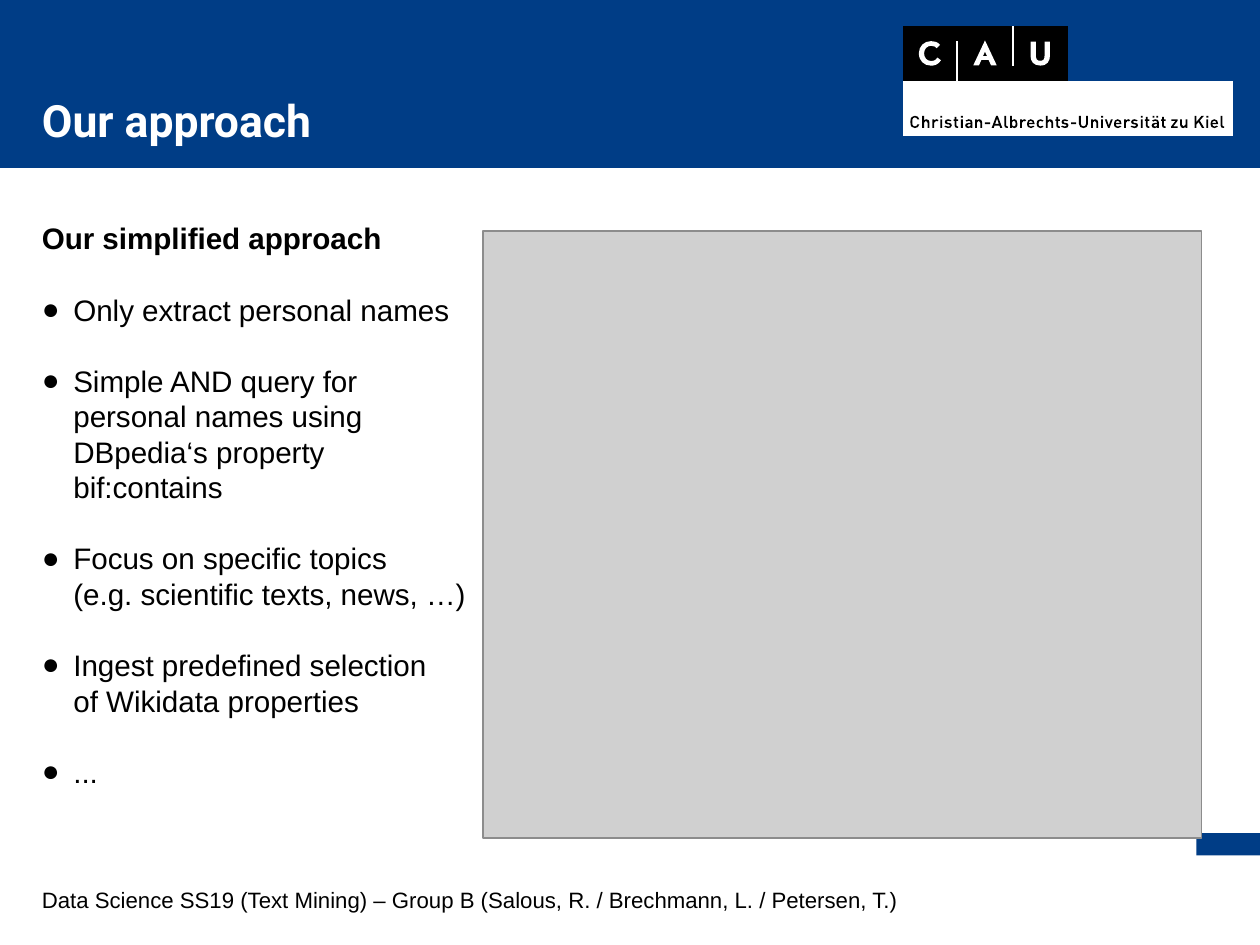
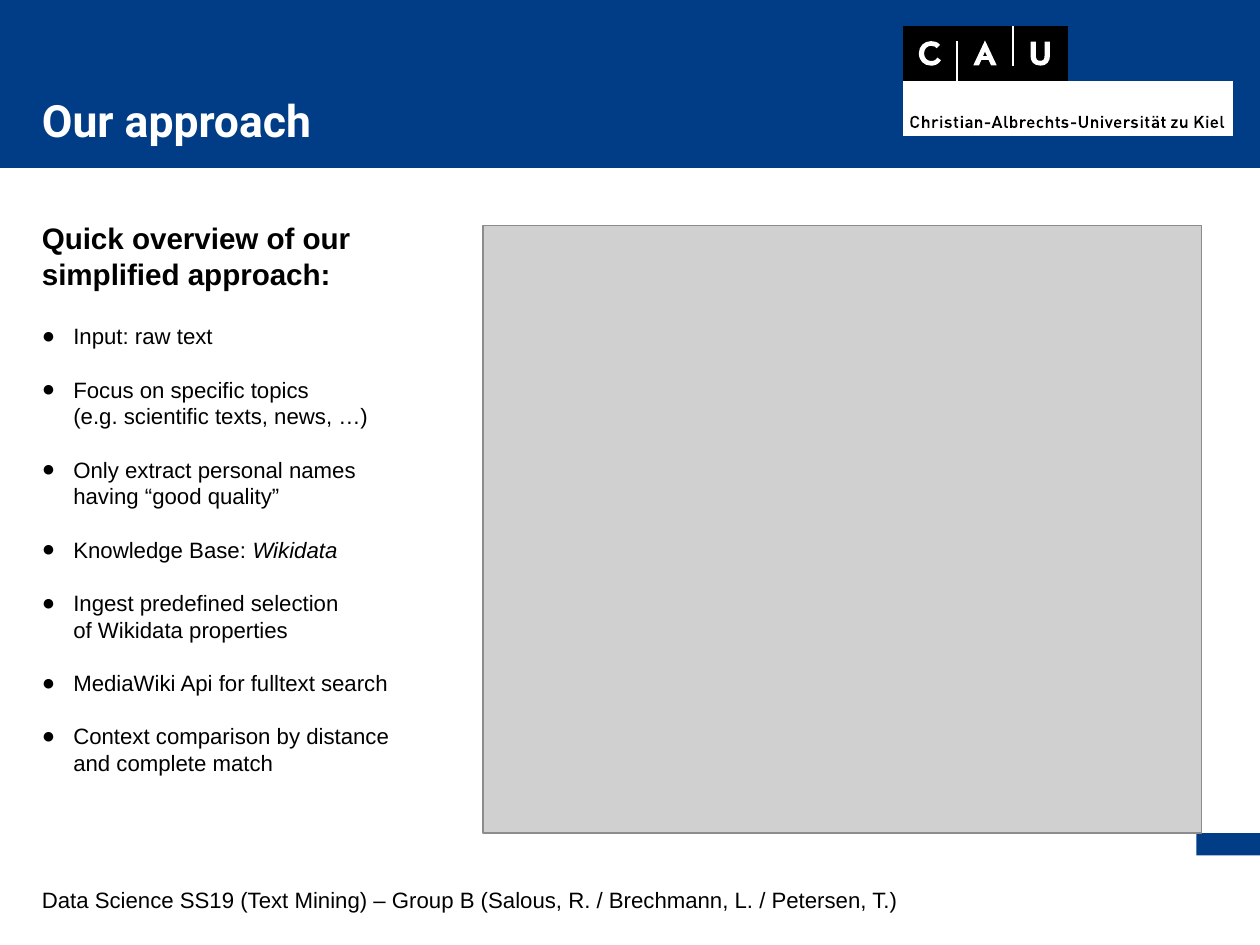
Before and after one commit to thorge/concept-ranking, a slide deck: slide 9 of presentation/pres.odp. Drawn at 1260x945 pixels with LibreOffice and Linux fonts; fonts in the diff are those of the drawing; grey boxes stand for pictures. Boxes give left, top, right and bottom in pixels: in the first picture for what was removed or moved away, otherwise in the second. Text is boxed around its words. In the diff, an @@ line names an element or a change of style, - is before the commit and + after.

```diff
--- a/presentation/pres.odp
+++ b/presentation/pres.odp
@@ text in free at box(42, 227, 351, 349): text changed; bold on @@
-Our simplified approach
-● Only extract personal names
-● Simple AND query for
-  personal names using
-  DBpedia‘s property
-  bif:contains
+Quick overview of our
+simplified approach:
+● Input: raw text
@@ picture: place and size @@
-picture at box(483, 231, 1201, 837)
+picture at box(483, 225, 1201, 832)
@@ text in free at box(73, 382, 339, 643): size 16 to 12 pt in "Focus on specific topics (e.g. scientific texts, ...", "Ingest predefined selection of Wikidata properties" @@
@@ text in free at box(73, 462, 356, 563): paragraphs added @@
+● Only extract personal names
+  having “good quality”
+● Knowledge Base: Wikidata
@@ text in free at box(73, 675, 389, 776): text changed; size 16 to 12 pt @@
-● ...
+● MediaWiki Api for fulltext search
+● Context comparison by distance
+  and complete match
```
Also in this commit, not shown: 4 other slides changed.
